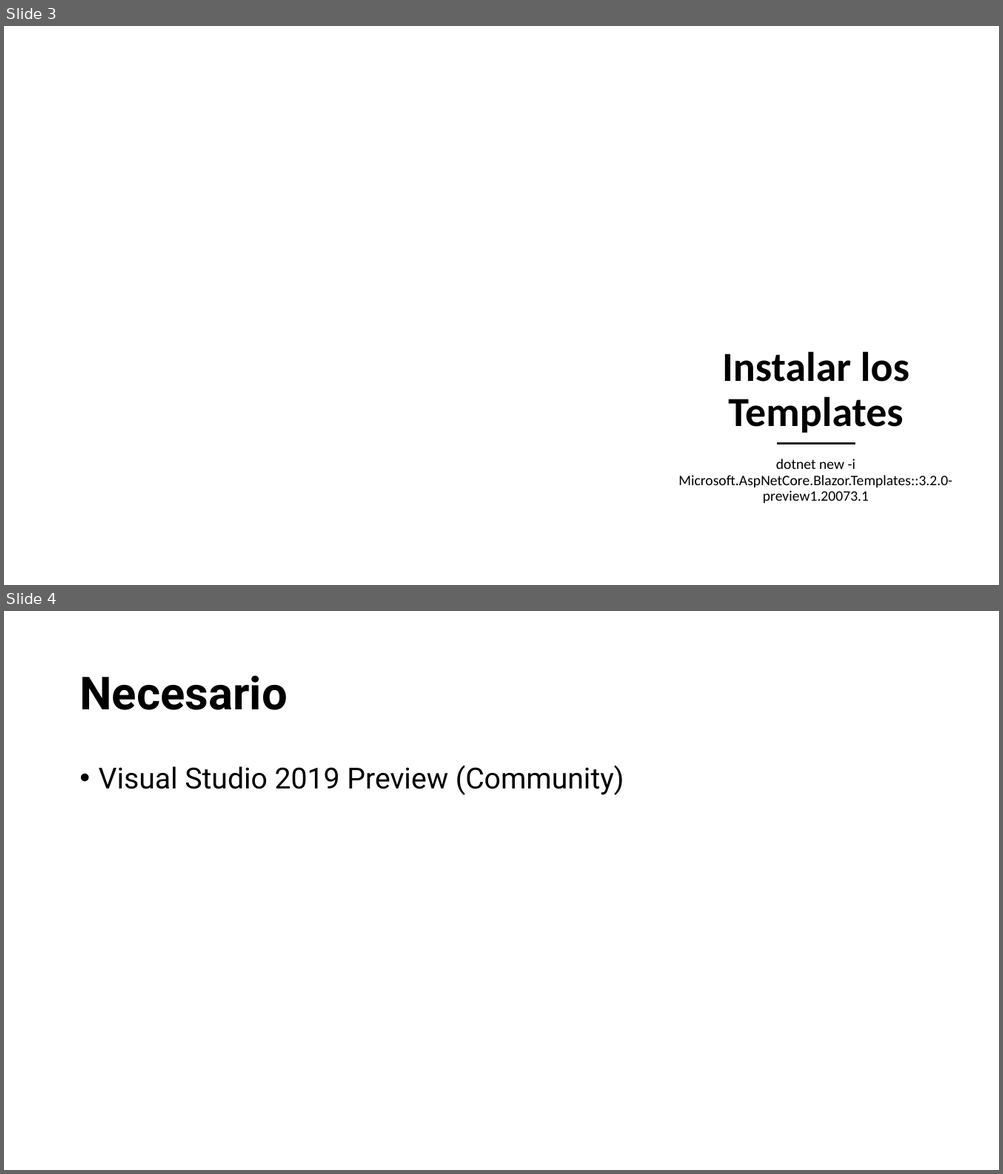
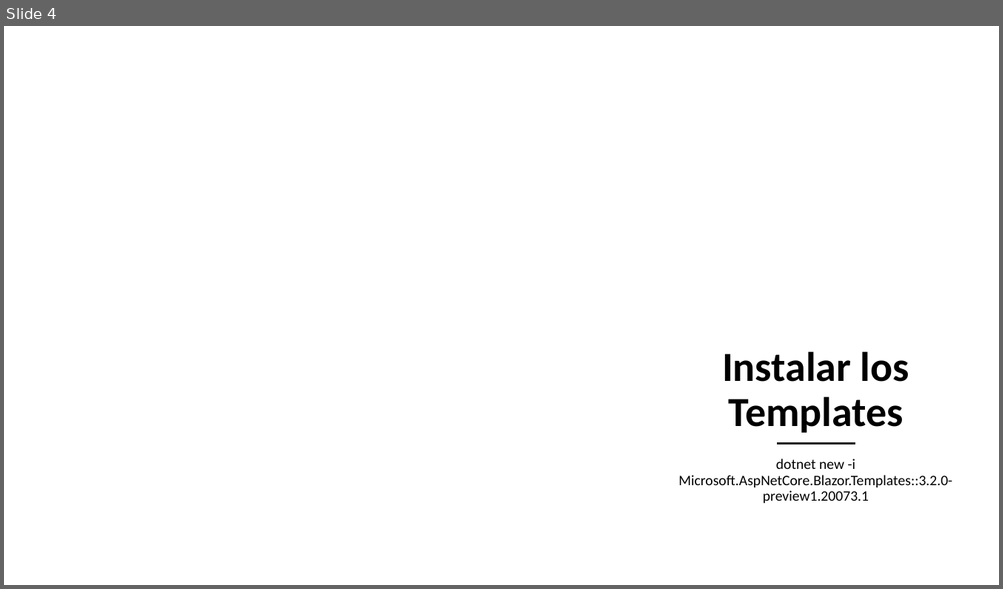
Before and after one commit to mariodivece/tetriswasm, a slide deck: Presentation.pptx. Shown one above the other, each under a label of ours: slides 3 and 4 before the commit, slide 4 after it. The pictures are 1003x1174 and 1003x589 pixels, drawn with LibreOffice and Linux fonts; fonts in the diff are those of the drawing; background and template pictures are left out. Boxes give left, top, right and bottom in pixels: in the first picture for what was removed or moved away, otherwise in the second. Text is boxed around its words. In the diff, an @@ line names an element or a change of style, - is before the commit and + after.

```diff
--- a/Presentation.pptx
+++ b/Presentation.pptx
@@ slide 4 removed at (4,611,999,1170), background #FFFFFF @@
@@ title removed at (79,675,287,710) @@
-Necesario
@@ text removed at (99,765,624,795) @@
-• Visual Studio 2019 Preview (Community)
@@ what was slide 3 is now slide 4 @@
```
Also in this commit, not shown: 1 slide changed, 2 slides added, 2 other files.
